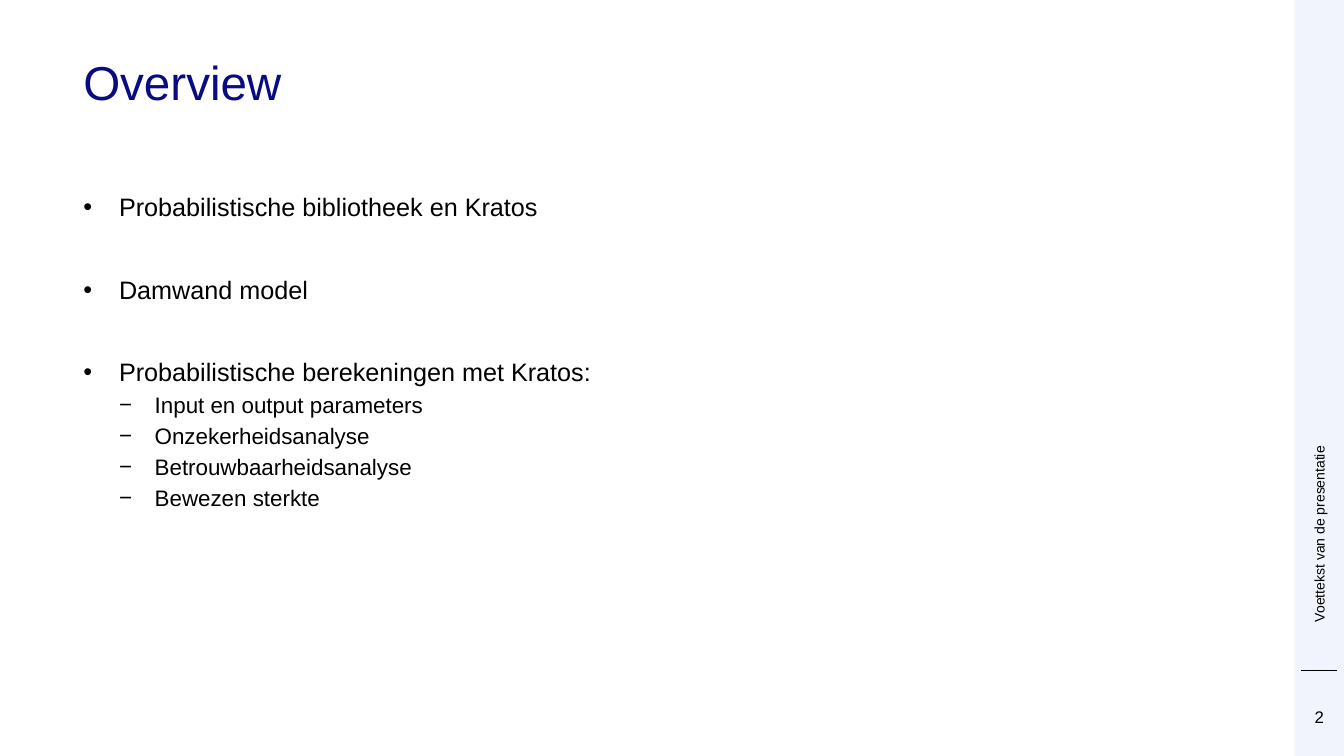
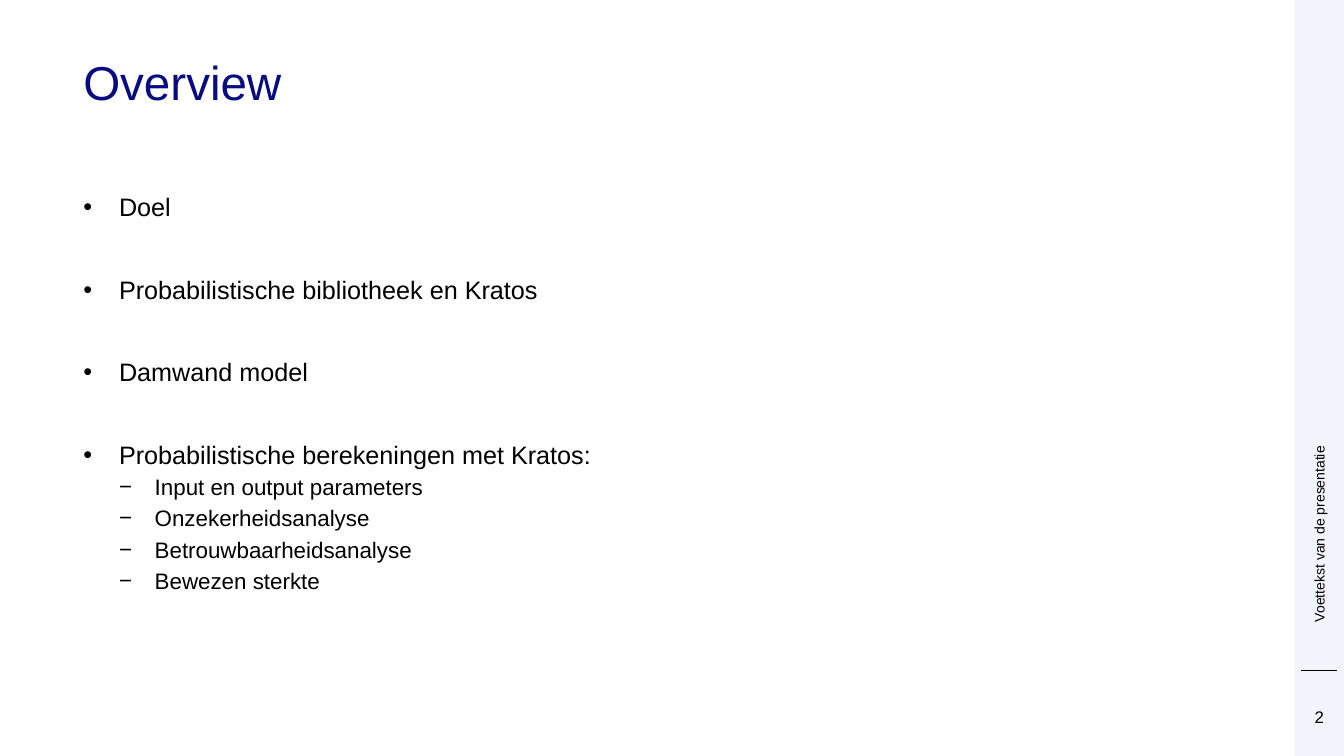
Before and after one commit to Deltares/ProbabilisticLibrary, a slide deck: slide 2 of sources/Deltares.Probabilistic.PWrapper.Examples/kratos/Prob Kratos DSD.pptx. Drawn at 1344x756 pixels with LibreOffice and Linux fonts; fonts in the diff are those of the drawing; background and template pictures are left out. Boxes give left, top, right and bottom in pixels: in the first picture for what was removed or moved away, otherwise in the second. Text is boxed around its words. In the diff, an @@ line names an element or a change of style, - is before the commit and + after.

```diff
--- a/sources/Deltares.Probabilistic.PWrapper.Examples/kratos/Prob Kratos DSD.pptx
+++ b/sources/Deltares.Probabilistic.PWrapper.Examples/kratos/Prob Kratos DSD.pptx
@@ text at <box>119,197,171,217</box>: paragraph added @@
+• Doel
```
Also in this commit, not shown: 10 other slides changed, 1 slide removed.
